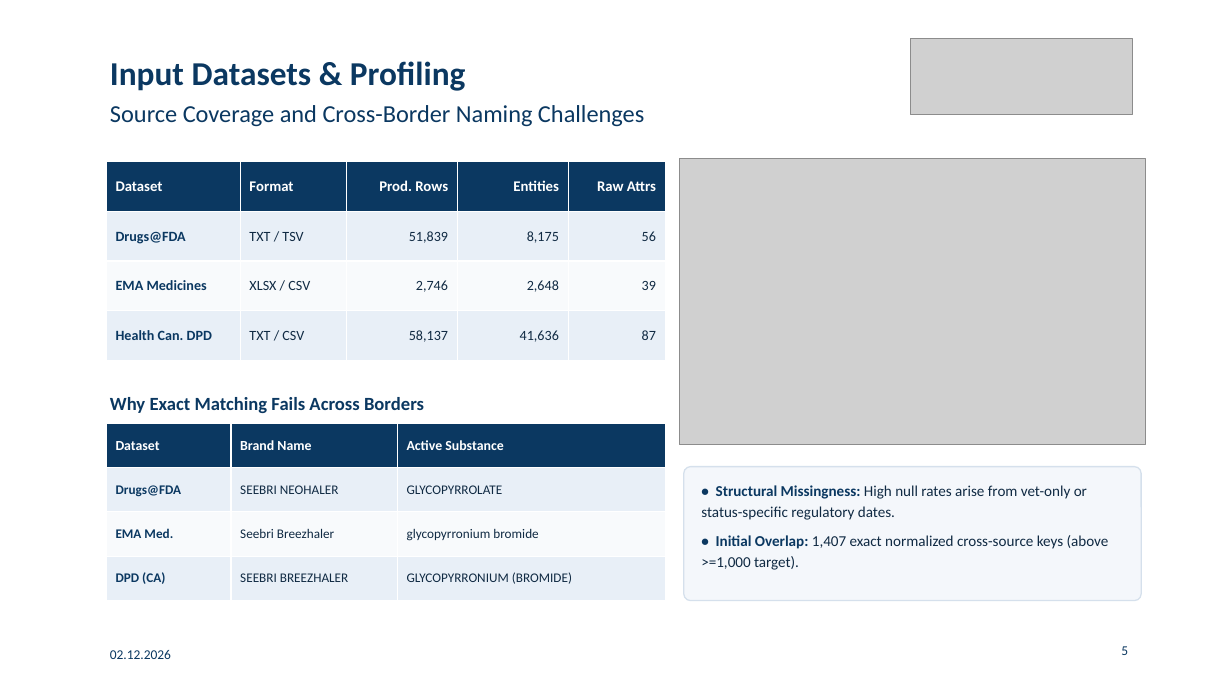
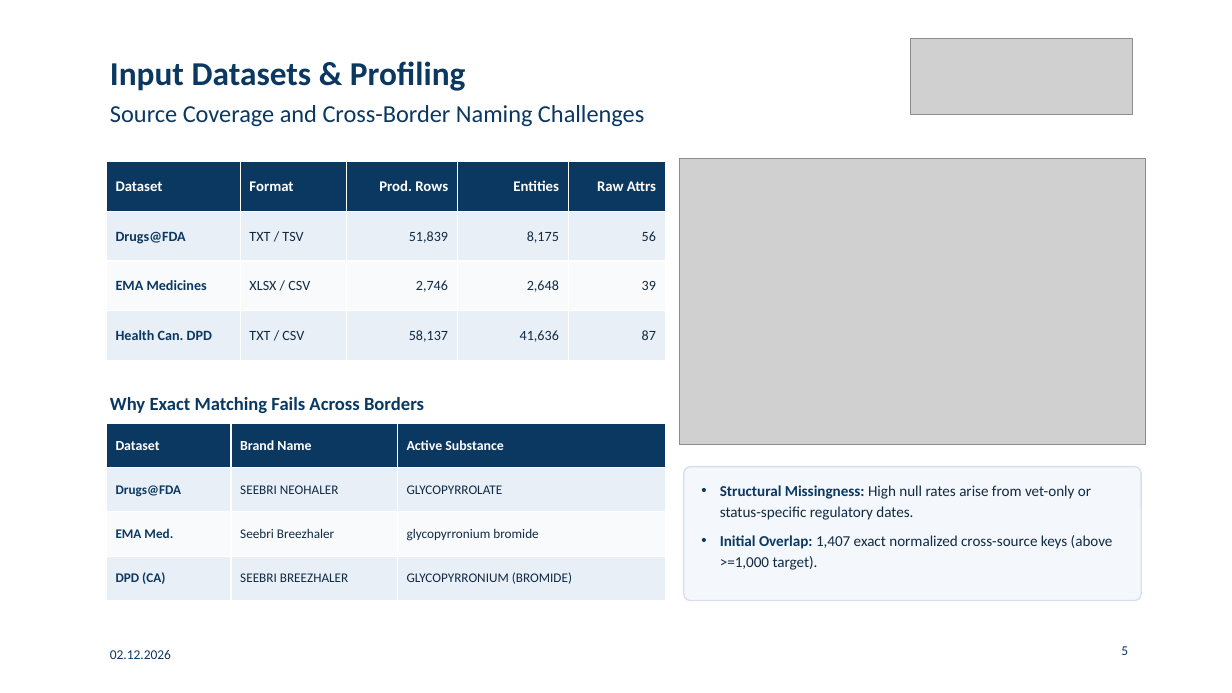
Before and after one commit to gabegagster/wdi-drug-integration, a slide deck: slide 5 of docs/presentation/wdi_drug_integration_presentation.pptx. Drawn at 1232x693 pixels with LibreOffice and Linux fonts; fonts in the diff are those of the drawing; grey boxes stand for pictures. Boxes give left, top, right and bottom in pixels: in the first picture for what was removed or moved away, otherwise in the second. Text is boxed around its words. In the diff, an @@ line names an element or a change of style, - is before the commit and + after.

```diff
--- a/docs/presentation/wdi_drug_integration_presentation.pptx
+++ b/docs/presentation/wdi_drug_integration_presentation.pptx
@@ text at (x1=720, y1=485, x2=1113, y2=570): text changed @@
-• Structural Missingness: High null rates arise from vet-only or status-specific regulatory dates.
-• Initial Overlap: 1,407 exact normalized cross-source keys (above >=1,000 target).
+• Structural Missingness: High null rates arise from vet-only or status-specific regulatory dates.
+• Initial Overlap: 1,407 exact normalized cross-source keys (above >=1,000 target).
```
Also in this commit, not shown: 11 other slides changed, 1 other file.
